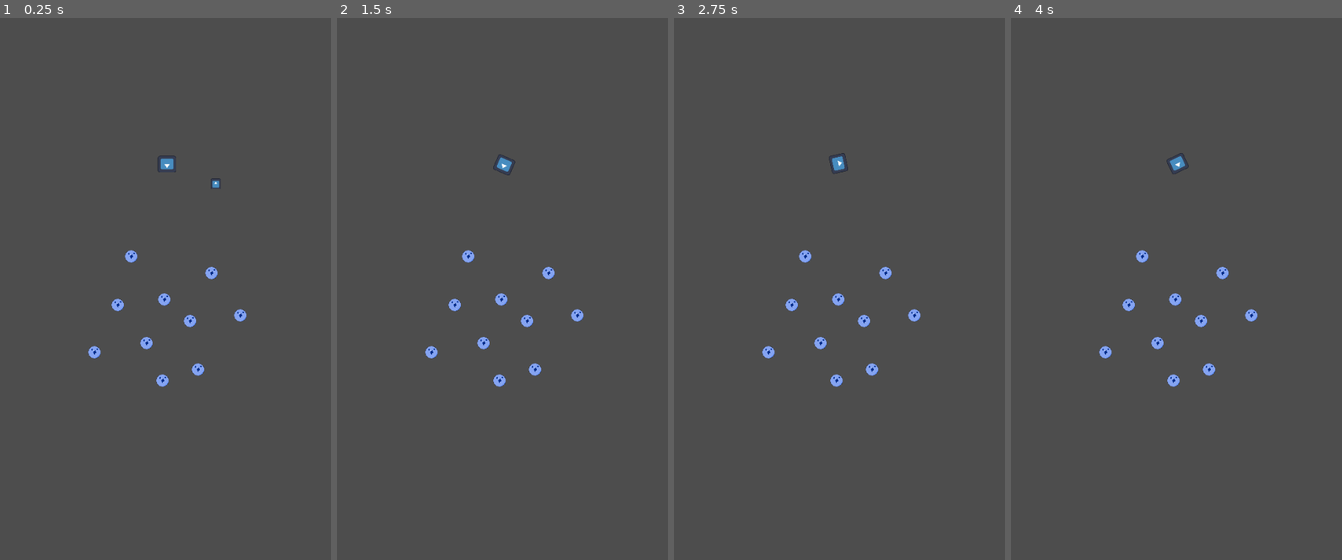
Above: before the commit, frames 1-4 (left to right).
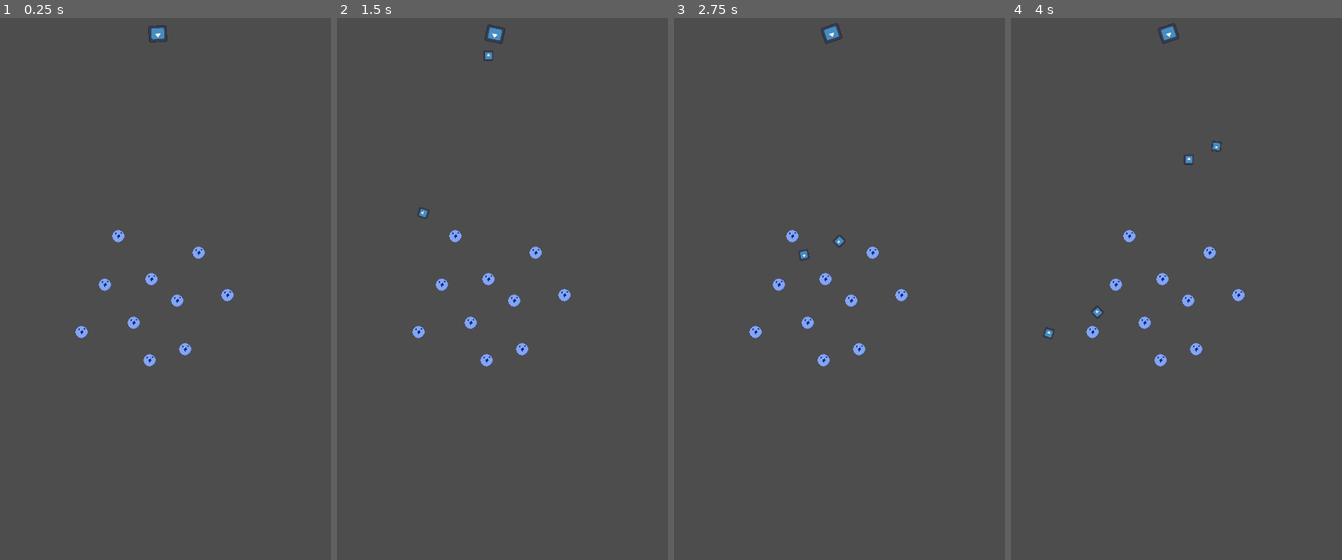
Above: after the commit, the same moments.

Repository: teachermanjeff/physics2025
Game: Godot game, scene res://playtest.tscn
The game is run twice, just before and just after one commit, with the same random seed, the same clock (stepped at 60 frames per second) and the same inputs. The project has no main scene, so this scene is started directly. The engine's default icon, where the game draws it, is replaced by a stand-in: a white triangle on a blue panel in a dark square.
Inputs (mouse positions are in pixels of both pictures, inside the frame that each line leads up to):
- Up to frame 1 (0.25 s): no input
- Up to frame 2 (1.5 s): tap Enter at 0.5 s; move the mouse to (575, 256) at 0.52 s; press the mouse at (575, 256) at 0.53 s; move the mouse to (436, 316) at 1.27 s; release the mouse at (436, 316) at 1.28 s; click (436, 316) at 1.35 s
- Up to frame 3 (2.75 s): move the mouse to (872, 158) at 2.02 s; press the mouse at (872, 158) at 2.03 s
- Up to frame 4 (4 s): move the mouse to (1159, 402) at 2.77 s; release the mouse at (1159, 402) at 2.78 s; click (1159, 402) at 2.85 s; move the mouse to (1275, 375) at 3.52 s; press the mouse at (1275, 375) at 3.53 s

The runs differ from the first frame. In frame 1, 1.7% of the frame differs, in the area x 22-75%, y 1-69%; in frame 2, 1.7%; in frame 3, 1.7%; in frame 4, 1.8%, in the area x 9-75%, y 0-69%.
Error before the commit: Invalid type in function 'instantiate' in base 'PackedScene'. Cannot convert argument 1 from Object to int. (res://static_body_2d.gd:6)

Commit message:
finished the cannon and ball mechanics

Diff:
--- /dev/null
+++ b/bouncegame/ball.gd
@@ -0,0 +1,13 @@
+extends RigidBody2D
+var vert = 0
+var horz = 0
+var deltax = 0
+var deltay = 0
+var angle = 0
+func _ready() -> void:
+	deltax = position.x - get_global_mouse_position().x
+	deltay = position.y - get_global_mouse_position().y
+	angle  = atan2(deltay,deltax)
+	vert = -(cos(angle)*15)
+	horz = -(sin(angle)*15)
+	apply_central_impulse(Vector2(vert,horz) * 20)
--- a/bouncegame/ball.tscn
+++ b/bouncegame/ball.tscn
@@ -1,5 +1,6 @@
-[gd_scene load_steps=4 format=3 uid="uid://b6vwkbbf2ka3r"]
+[gd_scene load_steps=5 format=3 uid="uid://b6vwkbbf2ka3r"]
 
+[ext_resource type="Script" uid="uid://hggnkbxgv2t2" path="res://ball.gd" id="1_41u45"]
 [ext_resource type="Texture2D" uid="uid://k2oyqqvuo3lg" path="res://icon.svg" id="1_x8fbi"]
 
 [sub_resource type="PhysicsMaterial" id="PhysicsMaterial_x8fbi"]
@@ -9,6 +10,7 @@
 
 [node name="ball" type="RigidBody2D"]
 physics_material_override = SubResource("PhysicsMaterial_x8fbi")
+script = ExtResource("1_41u45")
 
 [node name="CollisionShape2D" type="CollisionShape2D" parent="."]
 shape = SubResource("CircleShape2D_41u45")
--- a/bouncegame/cannon.tscn
+++ b/bouncegame/cannon.tscn
@@ -1,15 +1,10 @@
-[gd_scene load_steps=4 format=3 uid="uid://cl0wmqo673iiy"]
+[gd_scene load_steps=3 format=3 uid="uid://cl0wmqo673iiy"]
 
 [ext_resource type="Script" uid="uid://dapn6e18c07hi" path="res://static_body_2d.gd" id="1_23j6s"]
 [ext_resource type="Texture2D" uid="uid://k2oyqqvuo3lg" path="res://icon.svg" id="2_72ky0"]
 
-[sub_resource type="RectangleShape2D" id="RectangleShape2D_odvvv"]
-
 [node name="cannon" type="StaticBody2D"]
 script = ExtResource("1_23j6s")
-
-[node name="CollisionShape2D" type="CollisionShape2D" parent="."]
-shape = SubResource("RectangleShape2D_odvvv")
 
 [node name="Sprite2D" type="Sprite2D" parent="."]
 position = Vector2(-1, -2.5)
--- a/bouncegame/playtest.tscn
+++ b/bouncegame/playtest.tscn
@@ -1,19 +1,19 @@
-[gd_scene load_steps=4 format=3 uid="uid://3i5ulpi715m5"]
+[gd_scene load_steps=3 format=3 uid="uid://3i5ulpi715m5"]
 
 [ext_resource type="PackedScene" uid="uid://dh4nvugrkegbn" path="res://normal_peg.tscn" id="1_qjlvb"]
-[ext_resource type="PackedScene" uid="uid://b6vwkbbf2ka3r" path="res://ball.tscn" id="2_e2qus"]
 [ext_resource type="PackedScene" uid="uid://cl0wmqo673iiy" path="res://cannon.tscn" id="3_2iy5o"]
 
 [node name="playtest" type="Node2D"]
+position = Vector2(-1, 0)
 
 [node name="cannon" parent="." instance=ExtResource("3_2iy5o")]
-position = Vector2(2, -199)
+position = Vector2(2, 1)
 
 [node name="Camera2D" type="Camera2D" parent="."]
-position = Vector2(2, 0)
+position = Vector2(17, 412)
 
 [node name="normal_peg" parent="." instance=ExtResource("1_qjlvb")]
-position = Vector2(0, 20)
+position = Vector2(-6, 399)
 
 [node name="normal_peg" parent="normal_peg" instance=ExtResource("1_qjlvb")]
 position = Vector2(-114, 86)
@@ -44,6 +44,3 @@
 
 [node name="normal_peg4" parent="normal_peg/normal_peg2" instance=ExtResource("1_qjlvb")]
 position = Vector2(60, -156)
-
-[node name="ball" parent="." instance=ExtResource("2_e2qus")]
-position = Vector2(84, -197)
--- a/bouncegame/static_body_2d.gd
+++ b/bouncegame/static_body_2d.gd
@@ -2,6 +2,6 @@
 var projectile = preload("res://ball.tscn")
 func _process(delta):
 	look_at(get_global_mouse_position())
-	if Input.is_action_pressed("left click"):
-		var new_projectile = projectile.instantiate(projectile)
+	if Input.is_action_just_pressed("left click"):
+		var new_projectile = projectile.instantiate()
 		get_parent().add_child(new_projectile)
Not shown, added: bouncegame/ball.gd.uid
